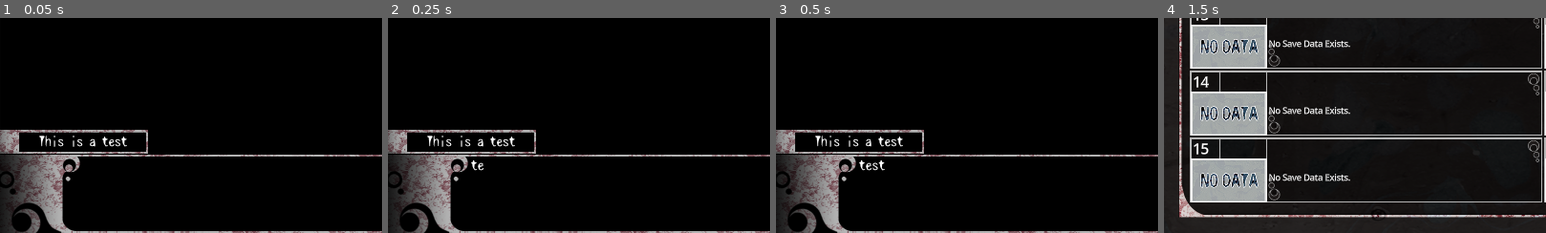
Above: before the commit, frames 1-4 (left to right).
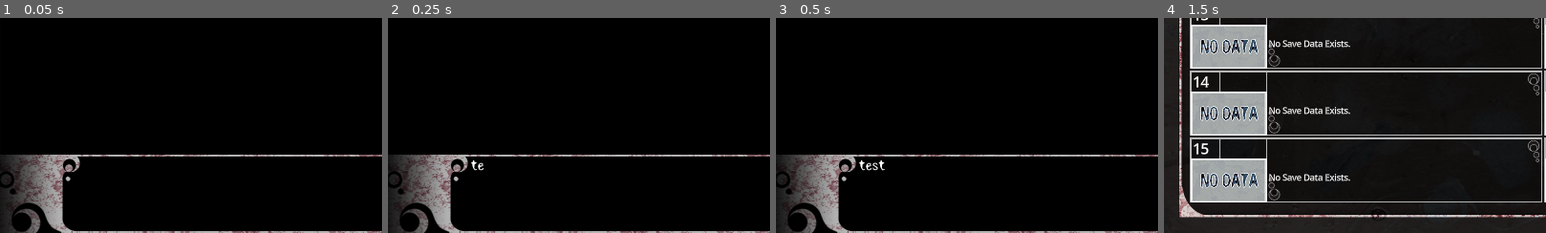
Above: after the commit, the same moments.

Repository: TFRAnon/TFR
Game: Godot game, scene res://Scenes/ScenarioPlayer.tscn
The game is run twice, just before and just after one commit, with the same random seed, the same clock (stepped at 60 frames per second) and the same inputs. This scene is started directly instead of the project's main scene.
Inputs (mouse positions are % of the whole screen's width and height, from its top left):
- Up to frame 1 (0.05 s): no input
- Up to frame 2 (0.25 s): no input
- Up to frame 3 (0.5 s): no input
- Up to frame 4 (1.5 s): click (92, 84) at 0.5 s; click (51, 5) at 1.27 s
The pictures show only the part of the screen within x 0-50%, y 50-100%; the shares and areas given below are measured in that part.

The runs differ from the first frame. In frame 1, 1.7% of the frame differs, in the area x 0-39%, y 52-64%; in frame 2, 1.7%; in frame 3, 1.7%; in frame 4, nothing differs.
Error before the commit: Invalid access to property or key 'None' on a base object of type 'Dictionary'. (res://Scripts/Global.gd:160)
Error after the commit: Invalid access to property or key 'None' on a base object of type 'Dictionary'. (res://Scripts/Global.gd:181)

Commit message:
decline route added. Scene transition working.

Diff:
--- a/Scenes/Overlay.tscn
+++ b/Scenes/Overlay.tscn
@@ -110,6 +110,7 @@
 stretch_mode = 0
 
 [node name="Namecard" type="Control" parent="."]
+visible = false
 layout_mode = 3
 anchors_preset = 0
 offset_right = 40.0
@@ -131,7 +132,6 @@
 [node name="RichTextLabel" type="RichTextLabel" parent="Namecard/CenterContainer"]
 layout_mode = 2
 theme_override_fonts/normal_font = ExtResource("20_tg27v")
-text = "This is a test"
 fit_content = true
 autowrap_mode = 0
 
--- a/Scripts/Choice.gd
+++ b/Scripts/Choice.gd
@@ -3,7 +3,7 @@
 
 # Called when the node enters the scene tree for the first time.
 func _ready() -> void:
-	pass # Replace with function body.
+	Global.clearChoicesSignal.connect(clear)
 
 
 # Called every frame. 'delta' is the elapsed time since the previous frame.
@@ -33,4 +33,9 @@
 	match action:
 		"changeScene":
 			Global.setSettings("currentScene",data)
-			self.pressed.connect(Global.changeScene.bind("ScenarioPlayer"))
+			self.pressed.connect(Global.emitSignal.bind("loadNewScene","N/A"))
+		"changeRedotScene":
+			self.pressed.connect(Global.changeScene.bind(data))
+
+func clear():
+	self.queue_free()
--- a/Scripts/Global.gd
+++ b/Scripts/Global.gd
@@ -11,6 +11,8 @@
 signal displayCharacter(data) # ["PickCharacter", "newCharacter"]
 signal moveCharacter(data) # ["PickCharacter", "newLocation", "SpeedOfMovement"]
 signal makeChoice(data) # [ ["text","button texture","command","commandData" ],["text","button texture","command","commandData" ] ]
+signal loadNewScene()
+signal clearChoicesSignal()
 
 # dictionary containing game settings and flags
 var settingsDict = {
@@ -117,17 +119,36 @@
 		]]
 	},
 	"girlTaken" = {
-		0 : ["changeBackground","forrest"],
+		0 : ["changeBackground","DoorStart"],
+		1 : ["moveCharacter","CharRight","right","1"],
+		2 : ["moveCharacter","CharLeft","left","1"],
+		3 : ["changeCharacter","CharRight","StrangerASmile"],
+		4 : ["changeCharacter","CharLeft","Sylvie-rags"]
 	},
 	"girlRejected" = {
-		0 : ["changeBackground","forrest"],
-	}
+		0 : ["changeCharacter","CharRight","StrangerAFrown"],
+		1 : ["changeNameCard","Suspicious Man","basic"],
+		2 : ["changeText",["I see.","\nWell, it was sudden so I guess it can't be helped."]],
+		3 : ["changeText",["Thank you for your time.","\nI shall take my leave."]],
+		4 : ["changeBackground","error"],
+		5 : ["changeNameCard","","basic"],
+		6 : ["changeText",["(The man left with the girl in tow."]],
+		7 : ["changeBackground","gameOver"], # TODO add game over screen
+		8 : ["makeChoice",[
+			["Show hint","Normal","changeScene","nullRoom"], # TODO replaces button with "The game won't start unless you take her in." make something funnier instead.
+			["Load save","Normal","changeRedotScene","LoadGame"], # I hate this name
+			["Return to the title screen","Normal","changeRedotScene","MainMenu"]
+		]]
+	},
+	"nullRoom" = {}
 }
 
 var imageDict : Dictionary = {
+	"gameOver" = "res://Textures/Scenario/black.jpg",
 	"error" = "res://Textures/Scenario/black.jpg",
 	"DoorStart" = "res://Textures/Scenario/door.jpg",
 	"StrangerASmile" = "res://Textures/Scenario/Character/fel_a_smile.png",
+	"StrangerAFrown" = "res://Textures/Scenario/Character/fel_a_def.png",
 	"forrest" = "res://Textures/Scenario/Crossdale/forest.jpg",
 	"Sylvie-rags" = "res://Textures/Scenario/Character/s.png"
 }
@@ -275,6 +296,9 @@
 			moveCharacter.emit(data)
 		"makeChoice":
 			makeChoice.emit(data)
+		"loadNewScene":
+			clearChoicesSignal.emit()
+			loadNewScene.emit()
 
 # checks to see if saveName exists. returns True or False
 func doesSaveExists(saveName):
--- a/Scripts/ScenarioPlayer.gd
+++ b/Scripts/ScenarioPlayer.gd
@@ -13,9 +13,10 @@
 # Called when the node enters the scene tree for the first time.
 func _ready() -> void:
 	loadData()
-	print("loaded scenario : "+str(dataDict))
+	print("loaded scenario : " + Global.getSettings("currentScene"))
 	currentPosition = 0;
 	Global.commandComplete.connect(waitOver)
+	Global.loadNewScene.connect(loadNewScene)
 
 
 # Called every frame. 'delta' is the elapsed time since the previous frame.
@@ -25,6 +26,11 @@
 			pass
 		states.CONTINUE:
 			processLine()
+
+func loadNewScene():
+	loadData()
+	print("loaded scenario : " + Global.getSettings("currentScene"))
+	currentPosition = 0;
 
 func loadData():
 	dataDict = Global.getCurrentSceneData()
Binary file removed: Textures/Scenario/black.jpg
Not shown, removed: Textures/Scenario/black.jpg.import
